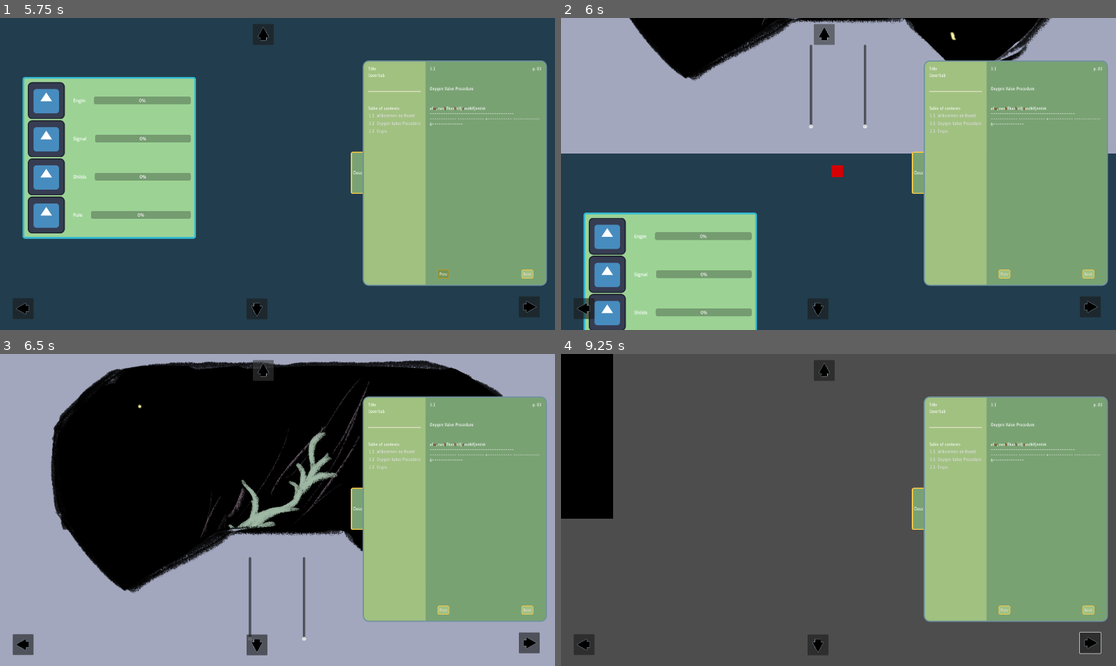
Above: before the commit, frames 1-4 (two rows, left to right).
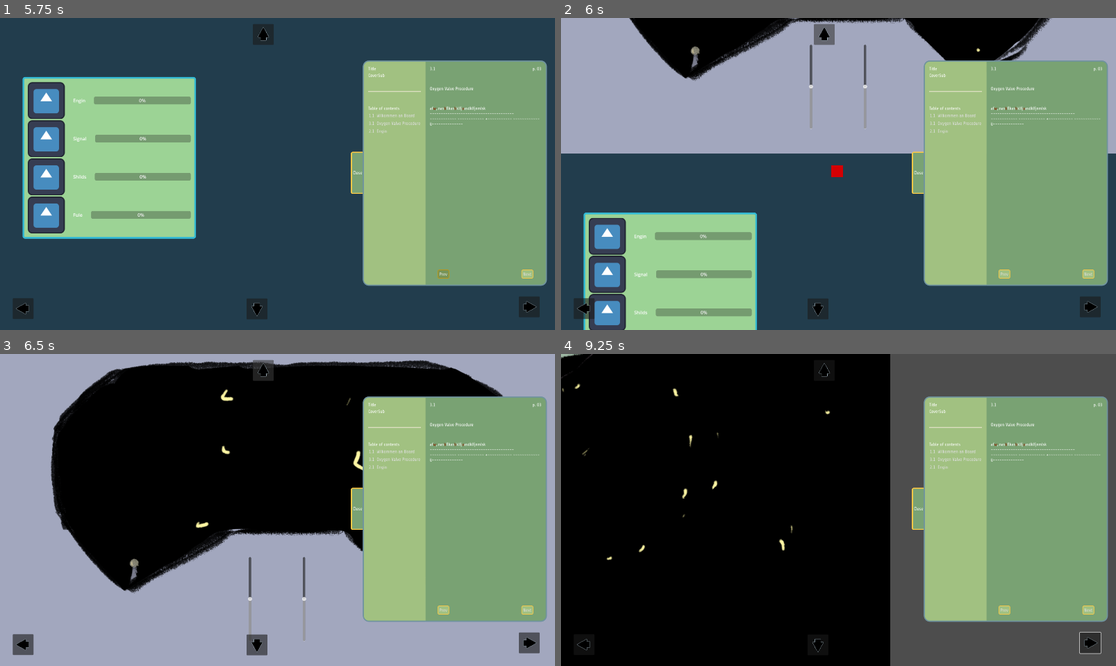
Above: after the commit, the same moments.

Repository: xxPigelxx/spacewrecked
Game: Godot game, scene res://Main.tscn
Same seed, same stepped clock (60 frames per second), same inputs: the game is played once before the commit and once after it. The engine's default icon, where the game draws it, is replaced by a stand-in: a white triangle on a blue panel in a dark square.
Inputs (mouse positions are in pixels of both pictures, inside the frame that each line leads up to):
- Up to frame 1 (5.75 s): click "Open" at 0.5 s; click "Next" at 1.25 s; click "Next" at 2 s; click "1.1 Wilkommen an Board" at 2.75 s; click "3.1 Oxygen Valve Procedure" at 3.5 s; click "2.1 Engin" at 4.25 s; click "Prev" at 5 s
- Up to frame 2 (6 s): click (821, 33) at 5.75 s
- Up to frame 3 (6.5 s): no input
- Up to frame 4 (9.25 s): click (816, 644) at 6.5 s; click (583, 644) at 7.25 s; click (1088, 644) at 8 s; tap Enter at 8.75 s; move the mouse to (960, 494) at 8.77 s; hold Right (move_right) from 8.78 s (still down)

Frame 1 is identical in both runs. In frame 2, 0.2% of the frame differs, in the area x 23-76%, y 0-36%; in frame 3, 1.9%; in frame 4, 54%, in the area x 0-60%, y 0-100%.

Commit message:
Add smooth panning and center-based sliders
Set default SpaceBg position in the scene and fix the horizontal slider variable name. Replace raw image size fields with a movement_range computed from the image and viewport sizes, track a center and target_position, and initialize slider min/max and neutral values. Update value-change handlers to set target_position relative to center and smoothly lerp the sprite position toward that target in _process to create a camera/telescope-like panning effect.

Diff:
--- a/cockpit_window.tscn
+++ b/cockpit_window.tscn
@@ -11,6 +11,7 @@
 [node name="SpaceBg" type="Sprite2D" parent="." unique_id=256856467]
 z_index = -1
 z_as_relative = false
+position = Vector2(960, 540)
 texture = ExtResource("1_7awn4")
 script = ExtResource("2_4hdqt")
 
--- a/space_bg.gd
+++ b/space_bg.gd
@@ -1,20 +1,42 @@
 extends Sprite2D
+
 @onready var vertical: VSlider = $"../Vertical"
-@onready var horisontal: VSlider = $"../Horisontal"
+@onready var horizontal: VSlider = $"../Horisontal"
 
-var _image_size_x: int = 4200
-var _image_size_y: int = 3300
+# How far you can "look" from the center
+var movement_range := Vector2(4200/2 - 1920/2, 3300/2 - 1080/2)
+
+# Center position of the sprite
+var center := Vector2.ZERO
+
+# Smooth movement target
+var target_position := Vector2.ZERO
 
 func _ready() -> void:
-	vertical.max_value = _image_size_y
-	horisontal.max_value = _image_size_x
+	# Save starting position as center
+	center = position
+	target_position = position
+
+	# Set slider limits (small range = telescope feeling)
+	vertical.min_value = -movement_range.y
+	vertical.max_value = movement_range.y
+
+	horizontal.min_value = -movement_range.x
+	horizontal.max_value = movement_range.x
+
+	# Optional: start sliders in the middle
+	vertical.value = 0
+	horizontal.value = 0
 
 
+func _process(delta: float) -> void:
+	# Smoothly move towards target (feels like camera/telescope)
+	position = position.lerp(target_position, 5 * delta)
 
 
 func _on_vertical_value_changed(value: float) -> void:
-	position.y = value
+	target_position.y = center.y + value
 
 
 func _on_horisontal_value_changed(value: float) -> void:
-	position.x = value
+	target_position.x = center.x + value
